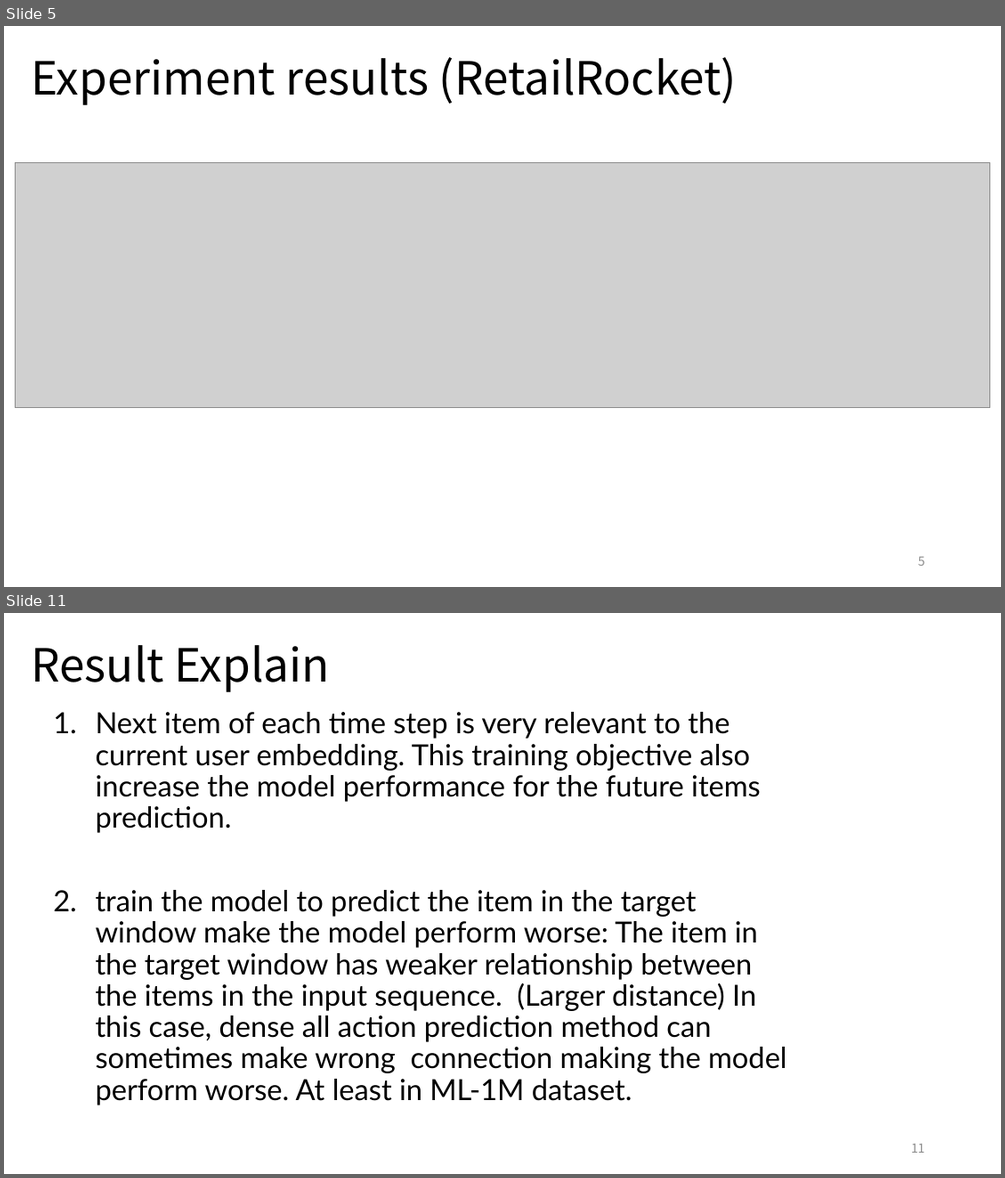
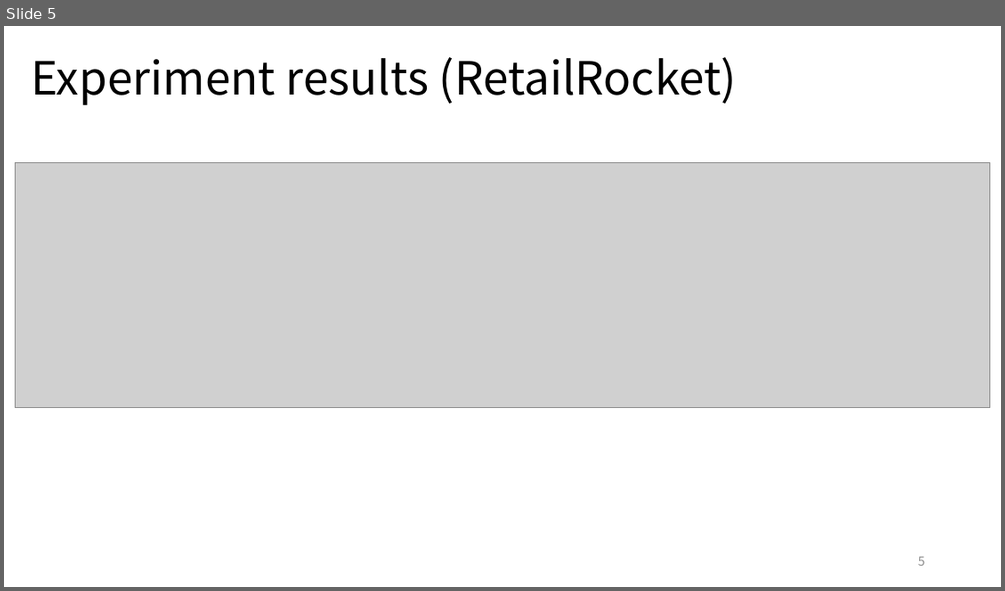
Before and after one commit to YunlongLin0125/Recommender-System, a slide deck: week5/Dissertation_5.pptx. Shown one above the other, each under a label of ours: slides 5 and 11 before the commit, slide 5 after it; the slides between them are not shown. The pictures are 1005x1178 and 1005x591 pixels, drawn with LibreOffice and Linux fonts; fonts in the diff are those of the drawing; grey boxes stand for pictures. Boxes give left, top, right and bottom in pixels: in the first picture for what was removed or moved away, otherwise in the second. Text is boxed around its words. In the diff, an @@ line names an element or a change of style, - is before the commit and + after.

```diff
--- a/week5/Dissertation_5.pptx
+++ b/week5/Dissertation_5.pptx
@@ slide 11 removed at (4,613,1001,1174), background #FFFFFF @@
@@ title removed at (31,645,330,692) @@
-Result Explain
@@ text removed at (96,712,787,1105) @@
-1. Next item of each time step is very relevant to the current user embedding. This training objective also increase the model performance for the future items prediction.
-2. train the model to predict the item in the target window make the model perform worse: The item in the target window has weaker relationship between the items in the input sequence. (Larger distance) In this case, dense all action prediction method can sometimes make wrong connection making the model perform worse. At least in ML-1M dataset.
@@ page number removed at (911,1143,925,1152) @@
-11
```
Also in this commit, not shown: 1 slide changed, 3 slides added, 5 other slides removed, 5 other files.
